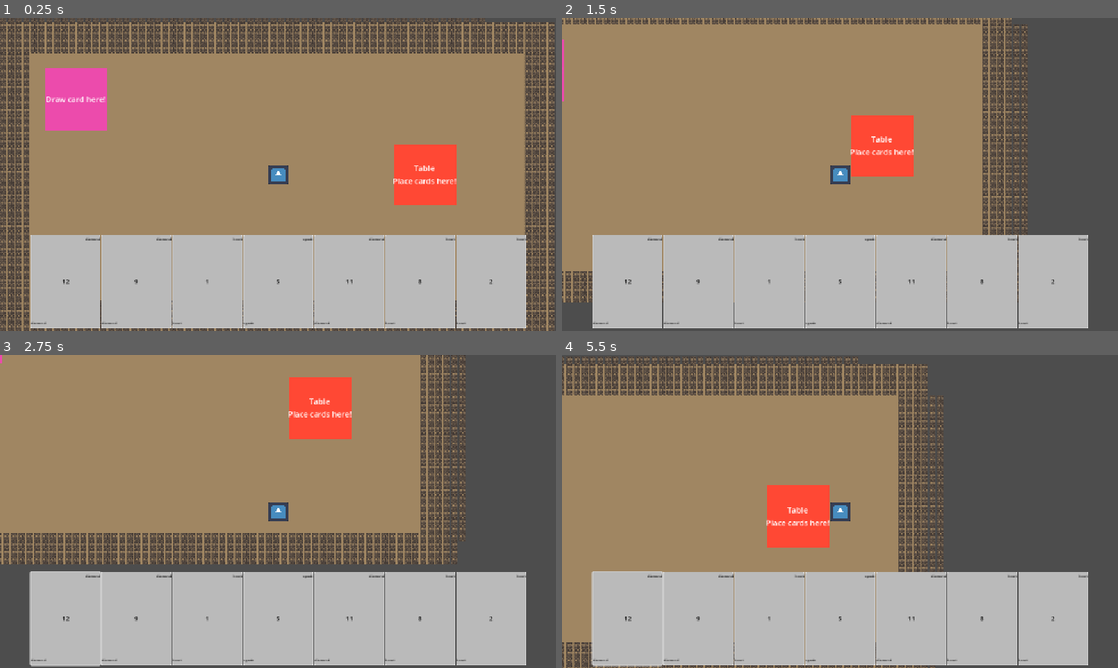
Above: before the commit, frames 1-4 (two rows, left to right).
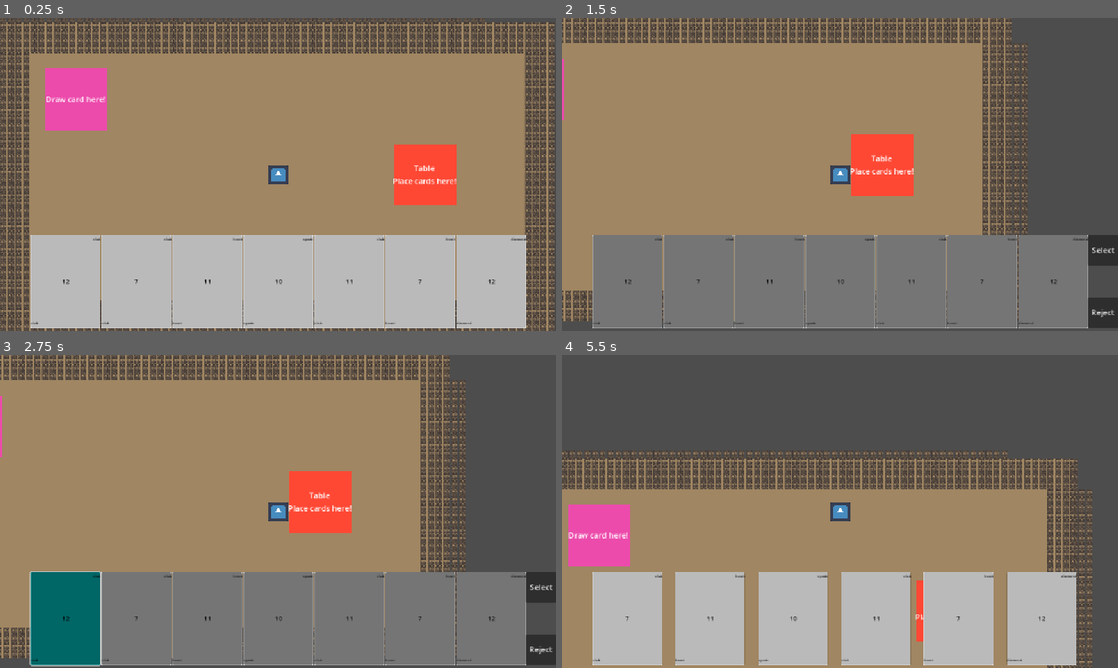
Above: after the commit, the same moments.

Repository: Surinalive/Skummy-Rummy
Game: Godot game, scene res://Game.tscn
The game is run twice, just before and just after one commit, with the same random seed, the same clock (stepped at 60 frames per second) and the same inputs. The engine's default icon, where the game draws it, is replaced by a stand-in: a white triangle on a blue panel in a dark square.
Inputs (mouse positions are in pixels of both pictures, inside the frame that each line leads up to):
- Up to frame 1 (0.25 s): no input
- Up to frame 2 (1.5 s): tap Enter at 0.5 s; hold D (right) 0.53-1.28 s; hold F (action) 0.53-1.28 s; hold S (down) from 1.28 s (still down); tap F (action) at 1.35 s
- Up to frame 3 (2.75 s): release S (down) at 2 s; click (66, 617) at 2.02 s
- Up to frame 4 (5.5 s): click (1101, 586) at 2.75 s, where only the run after the commit has a clickable "Select"; tap Space at 3.5 s; hold D (right) 3.53-4.28 s; hold F (action) 3.53-4.28 s; hold W (up) 4.28-5.03 s; tap F (action) at 4.35 s; hold A (left) from 5.03 s (still down); hold F (action) from 5.03 s (still down)

The runs differ from the first frame. In frame 1, 0.1% of the frame differs, in the area x 5-95%, y 70-98%; in frame 2, 36%; in frame 3, 47%, in the area x 0-100%, y 0-100%; in frame 4, 41%.

Commit message:
Game functions!

Diff:
--- a/skummy-rummy/Game.gd
+++ b/skummy-rummy/Game.gd
@@ -15,8 +15,8 @@
 # NOTE, need to add powerup cards functionality
 # Generates our card deck!
 func generate_deck() -> void:
-	for i in 3:
-		for j in 12:
+	for i in 4:
+		for j in 13:
 			var card_scene = preload(CARD_SCENE_PATH)
 			var card = card_scene.instantiate()
 			card.set_suit(i + 1)
@@ -56,6 +56,38 @@
 func _on_start_timer_timeout() -> void:
 	pass # Replace with function body.
 
+
+func place_meld(cards : Array) -> void:
+	$Table.place_meld(cards)
+
 # checking if the hand contains a valid meld
-#func meld_check(hand : Array) -> bool:
-	#for card in hand:
+func meld_check(cards : Array) -> bool:
+	return check_run(cards) or check_set(cards)
+
+# TODO test!!!
+func check_run(cards : Array) -> bool:
+	var ranks = []
+	var suit = cards[0].get_suit()
+
+	for card in cards:
+		if card.get_suit() != suit:
+			return false
+		ranks.append(card.get_rank())
+
+	ranks.sort()
+
+	for i in ranks.size() - 2:
+		if (ranks[i] != ranks[i + 1] - 1):
+			return false
+
+	return true
+
+# TODO test!!!
+func check_set(cards : Array) -> bool:
+	var rank = cards[0].get_rank()
+
+	for card in cards:
+		if card.get_rank() != rank:
+			return false
+
+	return true
--- a/skummy-rummy/interactable objects/scenes/table.tscn
+++ b/skummy-rummy/interactable objects/scenes/table.tscn
@@ -1,9 +1,12 @@
-[gd_scene load_steps=3 format=3 uid="uid://b4sk865thw1cw"]
+[gd_scene load_steps=4 format=3 uid="uid://b4sk865thw1cw"]
 
 [ext_resource type="Script" uid="uid://dmkjjanipqqyo" path="res://interactable objects/scripts/table.gd" id="1_o72io"]
 
 [sub_resource type="RectangleShape2D" id="RectangleShape2D_ffe7g"]
 size = Vector2(128, 125)
+
+[sub_resource type="RectangleShape2D" id="RectangleShape2D_o72io"]
+size = Vector2(176, 175)
 
 [node name="Table" type="StaticBody2D"]
 script = ExtResource("1_o72io")
@@ -33,3 +36,13 @@
 vertical_alignment = 1
 autowrap_mode = 2
 metadata/_edit_use_anchors_ = true
+
+[node name="Area2D" type="Area2D" parent="."]
+collision_mask = 2
+
+[node name="CollisionShape2D" type="CollisionShape2D" parent="Area2D"]
+position = Vector2(0, 0.5)
+shape = SubResource("RectangleShape2D_o72io")
+
+[connection signal="body_entered" from="Area2D" to="." method="_on_area_2d_body_entered"]
+[connection signal="body_exited" from="Area2D" to="." method="_on_area_2d_body_exited"]
--- a/skummy-rummy/interactable objects/scripts/card.gd
+++ b/skummy-rummy/interactable objects/scripts/card.gd
@@ -3,12 +3,13 @@
 #NOTE potential bug, button is drawn behind parent atm
 
 # Note: A, 1, 2, 3, 4, 5, 6, 7, 8, 9, J, Q, K ->
-# 0, 1, 2, 3, 4, 5, 6, 7, 8, 9, 10, 11, 12.
-# Club, Diamond, Heart, Spade -> 0, 1, 2, 3
+# 1, 2, 3, 4, 5, 6, 7, 8, 9, 10, 11, 12.
+# Club, Diamond, Heart, Spade -> 1, 2, 3, 4
 @onready var card_rank: int
 @onready var card_suit: int
 @onready var selected = false
-signal card_toggled(card)
+signal card_selected(card)
+signal card_unselected(card)
 
 func set_rank(rank: int) -> void:
 	card_rank = rank
@@ -22,13 +23,13 @@
 	var text
 
 	match suit :
-		0:
+		1:
 			text = "club"
-		1:
+		2:
 			text = "diamond"
-		2:
+		3:
 			text = "heart"
-		3:
+		4:
 			text = "spade"
 
 	$ColorRect/suit_top.text = text
@@ -49,12 +50,15 @@
 
 func unpress_button() -> void:
 	$Button.set_pressed(false)
+	selected = false
+	$ColorRect.color = Color(1, 1, 1, 1)
 
 func _on_button_toggled(toggled_on: bool) -> void:
 	if toggled_on:
 		selected = true
 		$ColorRect.color = Color(0, 1, 1, 1)
-		card_toggled.emit(self)
+		card_selected.emit(self)
 	else:
 		selected = false
 		$ColorRect.color = Color(1, 1, 1, 1)
+		card_unselected.emit(self)
--- a/skummy-rummy/interactable objects/scripts/card_spawn.gd
+++ b/skummy-rummy/interactable objects/scripts/card_spawn.gd
@@ -19,6 +19,6 @@
 	allow_draw = true
 	player = body
 
-func _on_area_2d_body_exited(body: Node2D) -> void:
+func _on_area_2d_body_exited(_body: Node2D) -> void:
 	allow_draw = false
 	player = null
--- a/skummy-rummy/interactable objects/scripts/table.gd
+++ b/skummy-rummy/interactable objects/scripts/table.gd
@@ -1,15 +1,22 @@
 extends StaticBody2D
 @onready var player
+@onready var allow_place = false
+var melds = []
 
-#func _input(event: InputEvent) -> void:
-	#if allow_draw and event.is_action_pressed("action"):
-		#var card = $"..".draw()
-		#player.display_card_drawn(card)
-#
-#func _on_area_2d_body_entered(body: Node2D) -> void:
-	#allow_draw = true
-	#player = body
-#
-#func _on_area_2d_body_exited(body: Node2D) -> void:
-	#allow_draw = false
-	#player = null
+func _input(event: InputEvent) -> void:
+	if allow_place and event.is_action_pressed("action"):
+		player.attempt_meld()
+
+func _on_area_2d_body_entered(body: Node2D) -> void:
+	allow_place = true
+	player = body
+
+func _on_area_2d_body_exited(body: Node2D) -> void:
+	allow_place = false
+	player = null
+
+# keep track of cards that are placed
+func place_meld(cards : Array):
+	melds.append(cards)
+	allow_place = false
+	print(melds)
--- a/skummy-rummy/player/scripts/player.gd
+++ b/skummy-rummy/player/scripts/player.gd
@@ -6,6 +6,8 @@
 var screen_size #size of game window
 @export var at_spawn = false
 @export var at_table = false
+@onready var game = $".."
+signal place_meld(cards)
 
 #signal table_click_go
 signal hit # TODO NOTE adding this because I'm following the tutorial a bit Might be
@@ -42,6 +44,8 @@
 # Allow player movement
 func set_movable(value):
 	movable = value
+	at_spawn = false
+	at_table = false
 
 # Return the player's current hand
 func get_hand() -> Array:
@@ -93,4 +97,21 @@
 	at_table = value
 
 func trade(drawn_card, selected_card):
-	$"..".trade(drawn_card, selected_card)
+	game.trade(drawn_card, selected_card)
+
+func attempt_meld():
+	set_movable(false)
+	set_at_table(true)
+	$PlayerInterface.cards_clickable()
+	$PlayerInterface.buttons_visible(true)
+
+func place_cards(cards : Array) -> bool:
+	if (!game.meld_check(cards)):
+		set_movable(true)
+		set_at_table(false)
+		return false
+
+	set_movable(true)
+	set_at_table(false)
+	game.place_meld(cards)
+	return true
--- a/skummy-rummy/player/scripts/player_interface.gd
+++ b/skummy-rummy/player/scripts/player_interface.gd
@@ -1,4 +1,8 @@
 extends CanvasLayer
+
+@onready var selected_cards = []
+@onready var player = $".."
+
 
 # Called when the node enters the scene tree for the first time.
 func _ready() -> void:
@@ -12,13 +16,15 @@
 func display_hand(hand) -> void:
 	for card in hand:
 		$PlayerHand.add_child(card)
-		card.connect("card_toggled", untoggle_rest)
+		card.connect("card_selected", card_selected)
+		card.connect("card_unselected", card_unselected)
 
 # Add a card to the player's hand
 func add_to_hand(card) -> void:
-	$"..".add_to_hand(card)
+	player.add_to_hand(card)
 	$PlayerHand.add_child(card)
-	card.connect("card_toggled", untoggle_rest)
+	card.connect("card_selected", card_selected)
+	card.connect("card_unselected", card_unselected)
 
 # Display the drawn card for the player
 func display_drawn_card(card) -> void:
@@ -29,69 +35,108 @@
 # Allows cards in hand to be selected
 func cards_clickable() -> void:
 	for card in $PlayerHand.get_children(false):
-		if card == $PlayerHand/ReferenceRect:
-			continue
-		card.set_clickable()
+		if card != $PlayerHand/ReferenceRect:
+			card.set_clickable()
 
 # Disallows cards in hand to be selected
 func cards_unclickable() -> void:
 	for card in $PlayerHand.get_children(false):
-		if card == $PlayerHand/ReferenceRect:
-			continue
-		card.set_unclickable()
+		if card != $PlayerHand/ReferenceRect:
+			card.set_unclickable()
+			card.unpress_button()
+
+func card_selected(card) -> void:
+	if player.at_spawn:
+		untoggle_rest(card)
+		selected_cards = [card]
+	if player.at_table:
+		selected_cards.append(card)
+
+func card_unselected(card) -> void:
+	selected_cards.remove_at(selected_cards.find(card))
 
 # When player selects a card in hand, others are unselected
 #TODO can probably clean this up / refactor
 func untoggle_rest(selected_card) -> void:
 	for card in $PlayerHand.get_children(false):
-		if card == $PlayerHand/ReferenceRect:
-			continue
-		if card != selected_card:
-			card.unpress_button()
+		if card != $PlayerHand/ReferenceRect:
+			if card != selected_card:
+				card.unpress_button()
 
 # Adds drawn_card to hand and puts selected card back in deck
 # TODO adequate testing needed... Maybe on a smaller deck?
 func _on_select_button_pressed() -> void:
-	if $"..".at_spawn:
+	if selected_cards.size() < 1:
+		return
+	if player.at_spawn:
 		at_spawn_select()
 	else:
 		at_table_select()
 
 func at_spawn_select() -> void:
-	var selected_card = get_selected_card()
+	var selected_card
+	# Double checking only one card is selected
+	if selected_cards.size() > 1:
+		print("More than one card is selected at the moment")
+		return
+	else:
+		selected_card = selected_cards.get(0)
+
 	var drawn_card = get_drawn_card()
-	$"..".trade(drawn_card, selected_card)
-	$"..".remove_from_hand(selected_card)
+	# remove drawn card from deck and add selected card to deck
+	player.trade(drawn_card, selected_card)
+	# remove selected card from player interface
 	$PlayerHand.remove_child(selected_card)
+	# remove selected card from player hand
+	player.remove_from_hand(selected_card)
+	selected_cards = []
+
+	#remove drawn card from player interface and add to player hand
 	$DrawnCard.remove_child(drawn_card)
 	add_to_hand(drawn_card)
-	$"..".set_movable(true)
+
+	player.set_movable(true)
 	cards_unclickable()
 	buttons_visible(false)
 
 func at_table_select() -> void:
-	pass
+	#need to check if a meld
+	if !player.place_cards(selected_cards):
+		print("not a valid meld")
+		selected_cards = []
+		cards_unclickable()
+		buttons_visible(false)
+		selected_cards = []
+		return
+
+	#TODO need to remove cards from player hand and player interface
+	for card in selected_cards:
+		# remove card from player interface
+		$PlayerHand.remove_child(card)
+		# remove selected card from player hand
+		player.remove_from_hand(card)
+	selected_cards = []
+	cards_unclickable()
+	buttons_visible(false)
+
 
 # Removes the drawn card from the screen
 func _on_reject_button_pressed() -> void:
+	selected_cards = []
 	$DrawnCard.remove_child(get_drawn_card())
 	$"..".set_movable(true)
 	cards_unclickable()
 
-# Retrieve selected card
-func get_selected_card() -> Node:
-	for card in $PlayerHand.get_children(false):
-		if card == $PlayerHand/ReferenceRect:
-			continue
-		if card.is_selected():
+# Retrieve drawn card
+func get_drawn_card() -> Node:
+	for card in $DrawnCard.get_children(false):
+		if card != $DrawnCard/ReferenceRect:
 			return card
 	return null
 
-# Retrieve drawn card
-func get_drawn_card() -> Node:
-	for card in $DrawnCard.get_children(false):
-		if card == $DrawnCard/ReferenceRect:
-			continue
-		else:
-			return card
+func get_selected_card() -> Node:
+	for card in $PlayerHand.get_children(false):
+		if card != $PlayerHand/ReferenceRect:
+			if card.is_selected():
+				return card
 	return null
Not shown, added: skummy-rummy/art/brackeys_platformer_assets/LICENSE & CREDITS.txt
Binary file added: skummy-rummy/art/brackeys_platformer_assets/fonts/PixelOperator8-Bold.ttf
Not shown, added: skummy-rummy/art/brackeys_platformer_assets/fonts/PixelOperator8-Bold.ttf.import
Binary file added: skummy-rummy/art/brackeys_platformer_assets/fonts/PixelOperator8.ttf
Not shown, added: skummy-rummy/art/brackeys_platformer_assets/fonts/PixelOperator8.ttf.import
Not shown, added: skummy-rummy/art/brackeys_platformer_assets/music/time_for_adventure.mp3.import
Not shown, added: skummy-rummy/art/brackeys_platformer_assets/sounds/coin.wav.import
Not shown, added: skummy-rummy/art/brackeys_platformer_assets/sounds/explosion.wav.import
Not shown, added: skummy-rummy/art/brackeys_platformer_assets/sounds/hurt.wav.import
Not shown, added: skummy-rummy/art/brackeys_platformer_assets/sounds/jump.wav.import
Not shown, added: skummy-rummy/art/brackeys_platformer_assets/sounds/power_up.wav.import
Not shown, added: skummy-rummy/art/brackeys_platformer_assets/sounds/tap.wav.import
(and 21 more such lines)
